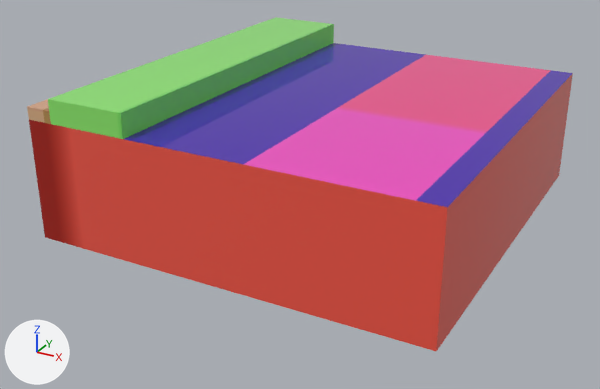
Two versions of the FBX model Assets/Art/Model/Prop/floor_crosswalk1.fbx, one commit apart.
Both versions are drawn from a 50 mm camera at (0.913, -1.786, 0.952) aimed at (-0.031, -0.071, 0.094). The lights are fixed; the arrows at lower left show +X, +Y and +Z. The older version comes first. Where no turn or scale is listed for an object, it has been applied to the vertices.

Before the edit, the objects in view are built like this:
```python
me_mesh = bpy.data.meshes.new('Mesh')
me_mesh.from_pydata(...)  # 32 vertices, 28 faces; spans x -0.5..0.5, y -0.5..0.5, z 0.046..0.405
me_mesh.materials.append(mat_material__51)  # picture img_color_pallet_png
ob_floor_crosswalk1 = bpy.data.objects.new('floor_crosswalk1', me_mesh)
ob_floor_crosswalk1.location = (0.0, 0.0, 0.0)
```
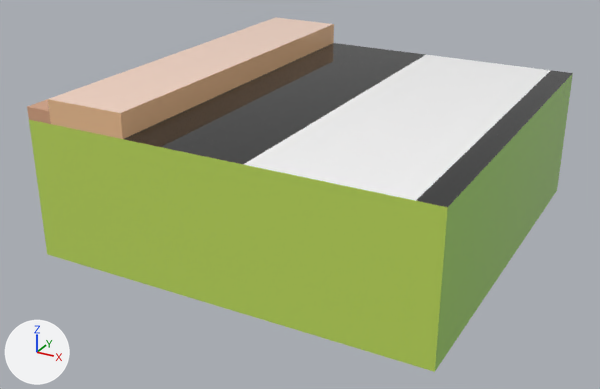
Pixel boxes (x1, y1, x2, y2) of what changed, in the pictures (600 x 389 px; the box of a moved part takes in the faces that stretch with it):
'floor_crosswalk1', reshaped, surface changed (6% taller)
    before: (27, 17, 573, 351)
    after: (27, 17, 573, 372)
part 1 of me_mesh, moved or reshaped
    before: (29, 74, 573, 351)
    after: (29, 74, 573, 372)
part 2 of me_mesh, surface changed
    before: (29, 17, 573, 351)
    after: (29, 17, 573, 372)

The change, as a list of edits to the scene's bpy script:
```text
Change me_mesh:
    used by ob_floor_crosswalk1; location = (0.0, 0.0, 0.0)
    remove me_mesh.from_pydata(...)  # 32 vertices, 28 faces; spans x -0.5..0.5, y -0.5..0.5, z 0.046..0.405
    add me_mesh.from_pydata(...)  # 32 vertices, 28 faces; spans x -0.5..0.5, y -0.5..0.5, z 0.0..0.405
    me_mesh part 1: all 12 vertices in x -0.5..0.5, y -0.5..0.5, z 0.046 are moved by (0.0, 0.0, -0.046)
    me_mesh part 2: texture (UV) coordinates of 28 of 28 faces, centred in x -0.5..0.5, y -0.5..0.5, z 0.196..0.405, changed; they spanned u 0.28..0.84, v 0.08..0.92 and now span u 0.04..0.98, v 0.15..0.98
```
